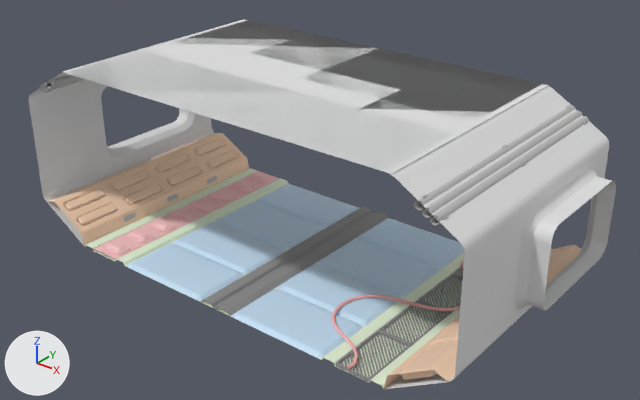
The FBX model Assets/Scenes/Mod_Assets/MOD_4.fbx as it was, and as the next commit left it.
Both versions are drawn from a 50 mm camera at (8.07, -11.62, 7.09) aimed at (0.34, -1.97, 1.1). Every picture has the same lights, and +X, +Y and +Z are marked at lower left. Where no turn or scale is listed for an object, it has been applied to the vertices. Vertices at the same position are counted once.

In view in the first picture: 'MOD_4'.
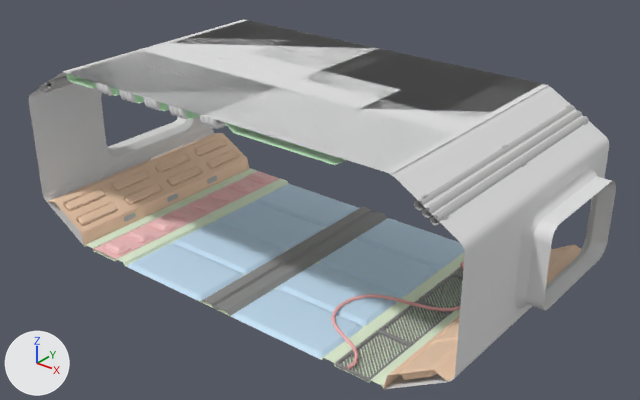
The change, as a diff of the scene's bpy script:
```diff
--- a/Assets/Scenes/Mod_Assets/MOD_4.fbx.py
+++ b/Assets/Scenes/Mod_Assets/MOD_4.fbx.py
@@ mat_lambert8 @@
+mat_lambert8 = principled_material('lambert8')
+mat_lambert8.base_color = (0.647, 1.0, 0.647)  # green #d2ffd2
@@ mat_lambert9 @@
+mat_lambert9 = principled_material('lambert9')
+mat_lambert9.base_color = (1.0, 1.0, 1.0)  # white #ffffff
@@ me_mesh @@
 # used by ob_mod_4; location = (0.0, 0.0, 0.0)
-me_mesh.from_pydata(...)  # 15196 vertices, 13297 faces; spans x -4.36..4.36, y -4.01..0.0, z -0.03..3.0
+me_mesh.from_pydata(...)  # 19009 vertices, 16675 faces; spans x -4.36..4.36, y -4.01..0.01, z -0.03..3.01
+# me_mesh part 1: 3813 vertices added at x -2.9..2.38, y -4.01..0.01, z 2.83..3.01
 me_mesh.materials.append(mat_lambert1)
@@ me_mesh @@
 me_mesh.materials.append(mat_lambert5)
+me_mesh.materials.append(mat_lambert9)  # white #ffffff
+me_mesh.materials.append(mat_lambert8)  # green #d2ffd2
```

What differs and where, as boxes (x1, y1, x2, y2) in the pictures (640 x 400 px):
part 1 of me_mesh, added
    after: (66, 26, 355, 165)
